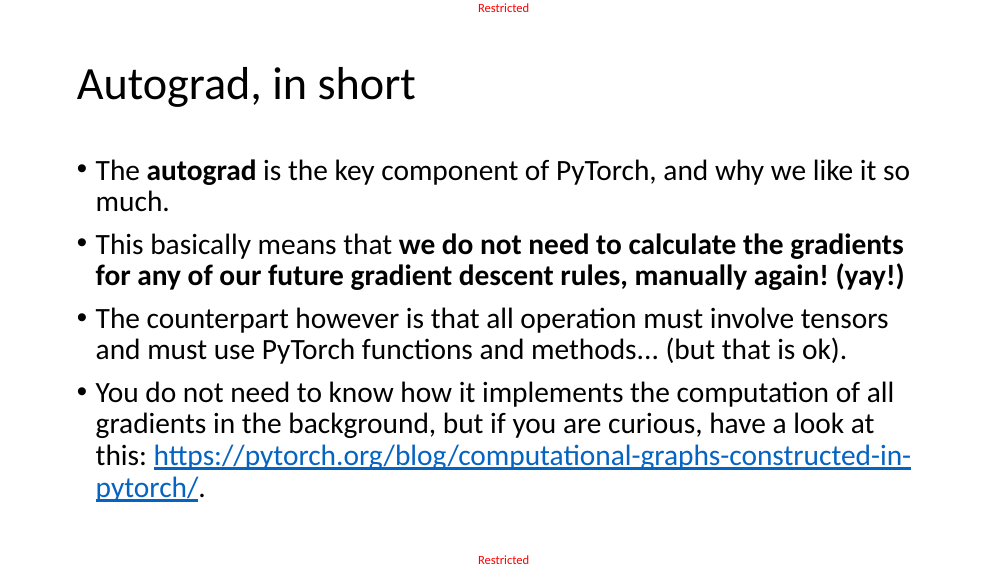
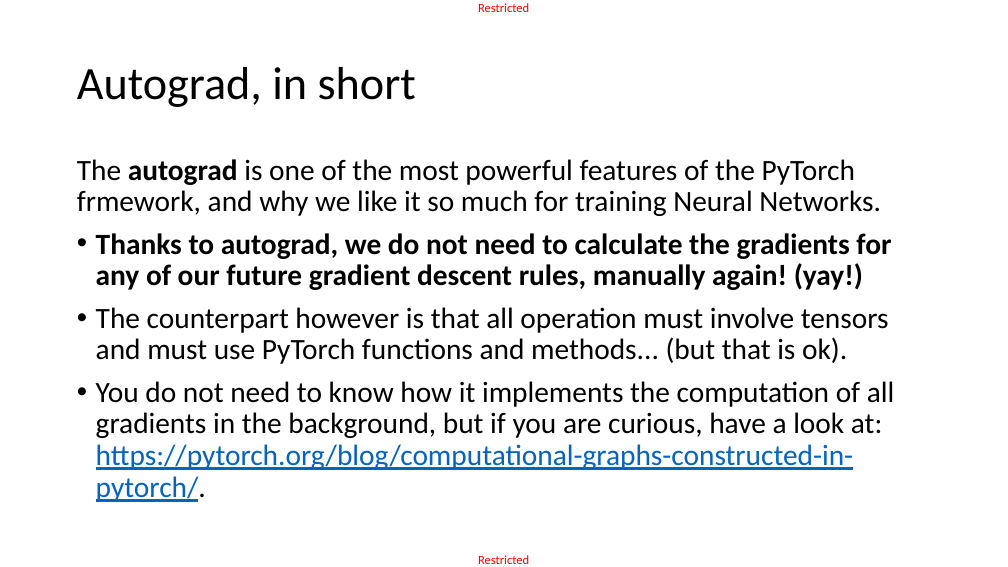
Before and after one commit to matthieudemari/SUTD_DL_50_039, a slide deck: slide 9 of W3/2. W3S2 final/W3S2.pptx. Drawn at 1008x567 pixels with LibreOffice and Linux fonts; fonts in the diff are those of the drawing. Boxes give left, top, right and bottom in pixels: in the first picture for what was removed or moved away, otherwise in the second. Text is boxed around its words. In the diff, an @@ line names an element or a change of style, - is before the commit and + after.

```diff
--- a/W3/2. W3S2 final/W3S2.pptx
+++ b/W3/2. W3S2 final/W3S2.pptx
@@ text at box(77, 159, 891, 290): text changed @@
-• The autograd is the key component of PyTorch, and why we like it so much.
-• This basically means that we do not need to calculate the gradients for any of our future gradient descent rules, manually again! (yay!)
+The autograd is one of the most powerful features of the PyTorch frmework, and why we like it so much for training Neural Networks.
+• Thanks to autograd, we do not need to calculate the gradients for any of our future gradient descent rules, manually again! (yay!)
@@ text at box(96, 381, 895, 502): text changed @@
-• You do not need to know how it implements the computation of all gradients in the background, but if you are curious, have a look at this: https://pytorch.org/blog/computational-graphs-constructed-in-pytorch/.
+• You do not need to know how it implements the computation of all gradients in the background, but if you are curious, have a look at: https://pytorch.org/blog/computational-graphs-constructed-in-pytorch/.
```
Also in this commit, not shown: 9 other slides changed, 11 other files.
